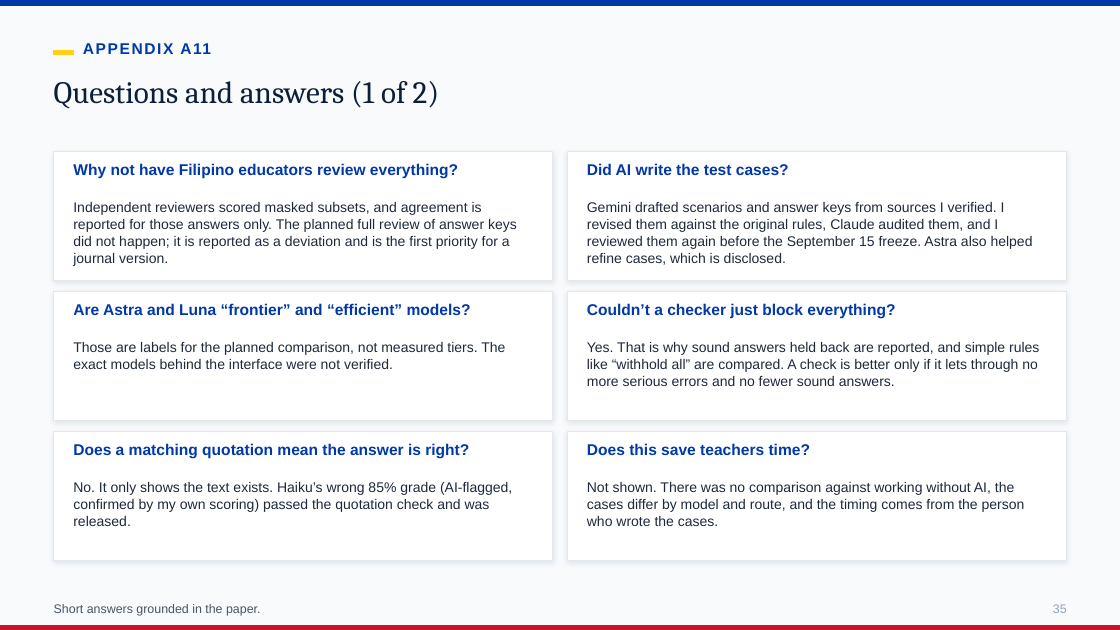
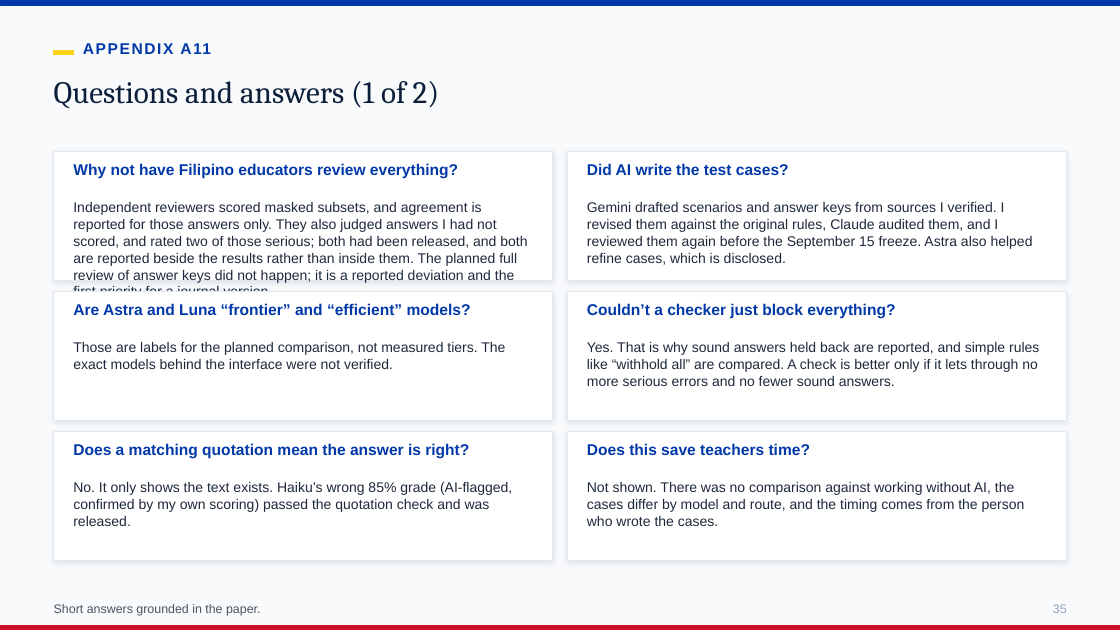
Before and after one commit to bealambitco/ai-assessment-higher-education-ph, a slide deck: slide 35 of presentation/When_Should_AI_Assist_the_Assessor_FINAL.pptx. Drawn at 1120x630 pixels with LibreOffice and Linux fonts; fonts in the diff are those of the drawing. Boxes give left, top, right and bottom in pixels: in the first picture for what was removed or moved away, otherwise in the second. Text is boxed around its words. In the diff, an @@ line names an element or a change of style, - is before the commit and + after.

Commit message:
Add the answers of reviewersin the analysis

```diff
--- a/presentation/When_Should_AI_Assist_the_Assessor_FINAL.pptx
+++ b/presentation/When_Should_AI_Assist_the_Assessor_FINAL.pptx
@@ text at bbox=[73, 202, 527, 283]: text changed @@
-Independent reviewers scored masked subsets, and agreement is reported for those answers only. The planned full review of answer keys did not happen; it is reported as a deviation and is the first priority for a journal version.
+Independent reviewers scored masked subsets, and agreement is reported for those answers only. They also judged answers I had not scored, and rated two of those serious; both had been released, and both are reported beside the results rather than inside them. The planned full review of answer keys did not happen; it is a reported deviation and the first priority for a journal version.
```
Also in this commit, not shown: 1 other slide changed, 3 other files.
